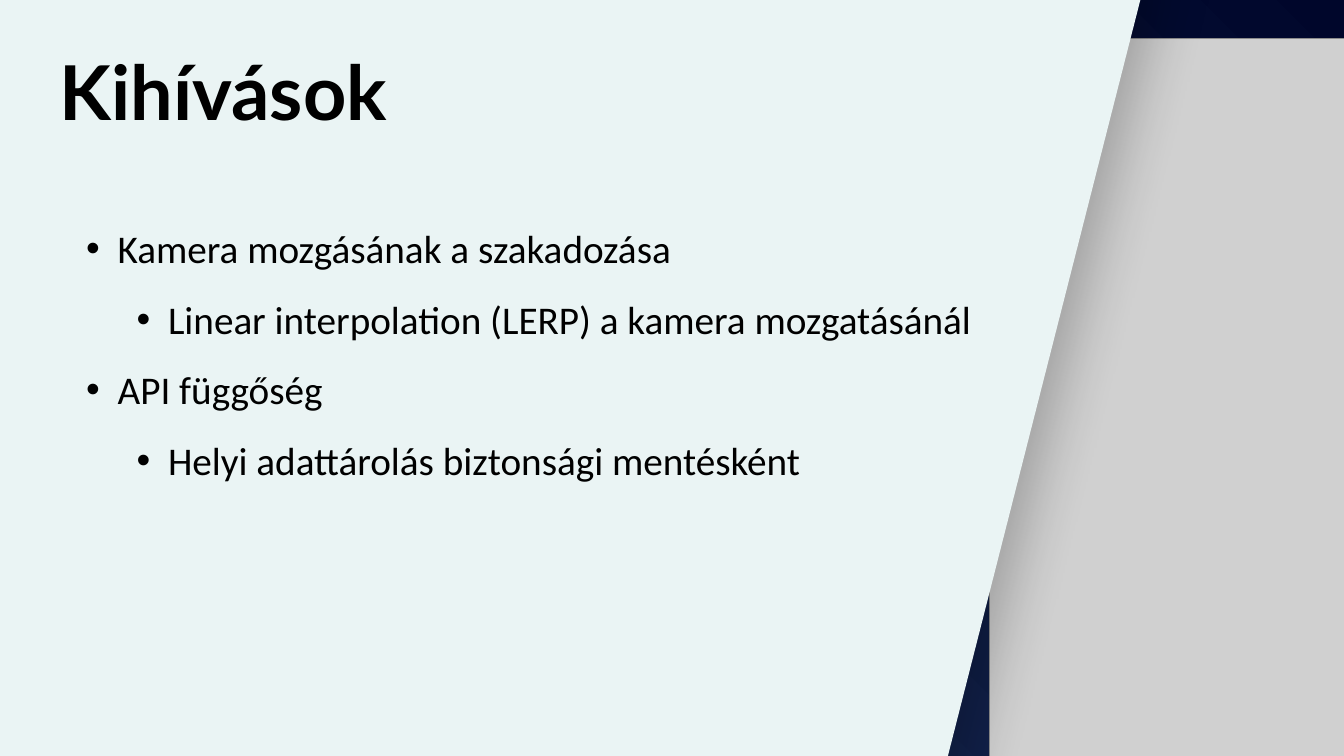
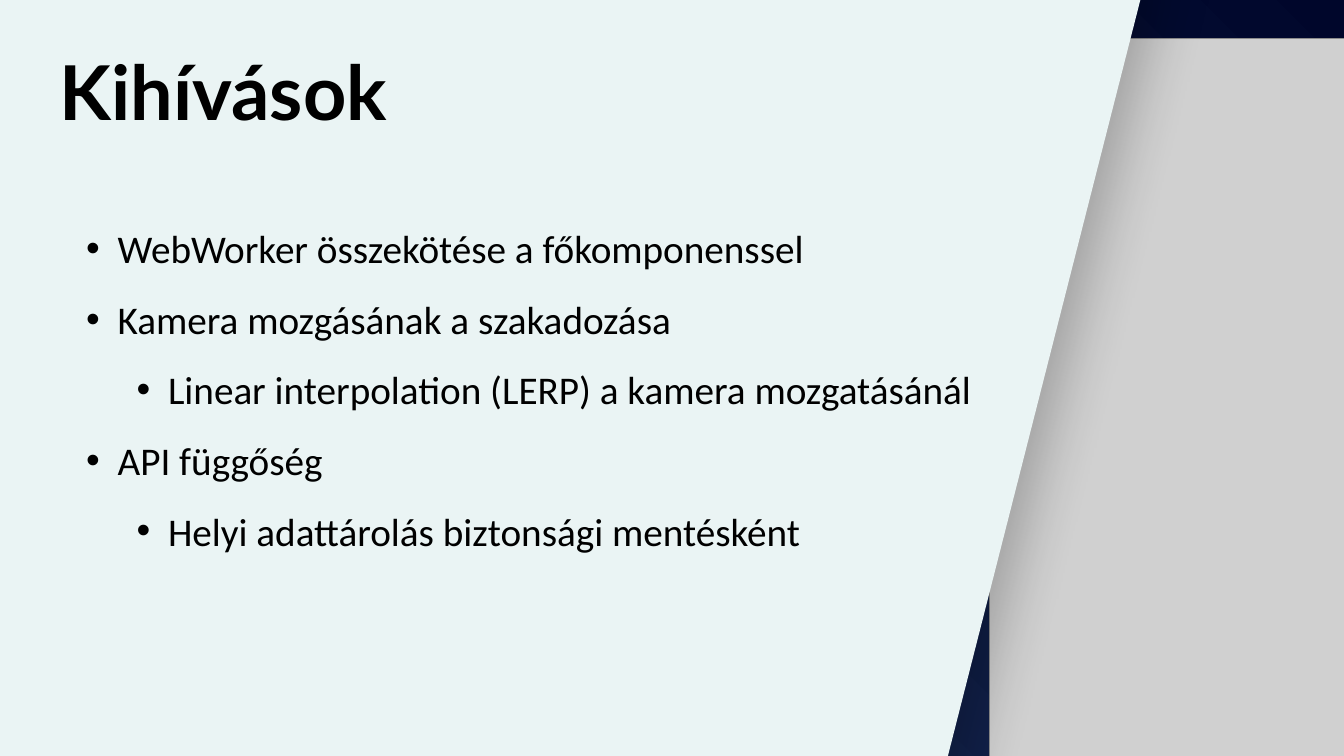
Before and after one commit to levinyiro/msc-thesis, a slide deck: slide 10 of temp/prezentacio.pptx. Drawn at 1344x756 pixels with LibreOffice and Linux fonts; fonts in the diff are those of the drawing; grey boxes stand for pictures. Boxes give left, top, right and bottom in pixels: in the first picture for what was removed or moved away, otherwise in the second. Text is boxed around its words. In the diff, an @@ line names an element or a change of style, - is before the commit and + after.

```diff
--- a/temp/prezentacio.pptx
+++ b/temp/prezentacio.pptx
@@ text at <box>118,235,804,270</box>: paragraph added @@
+• WebWorker összekötése a főkomponenssel
```
Also in this commit, not shown: 4 other slides changed.
